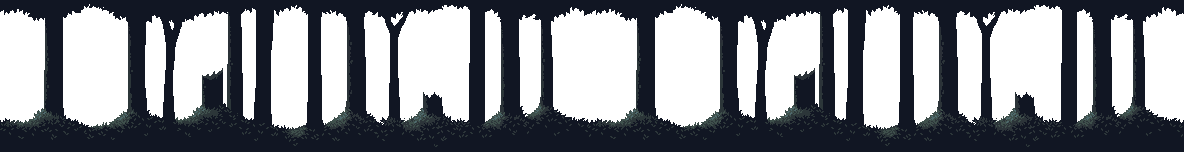
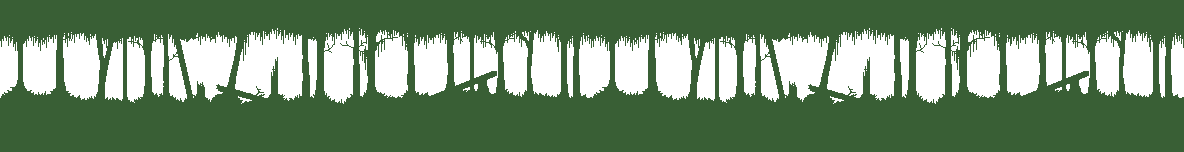
Comparing the layer stacks of the two 1184 × 152 images. Changes:
hid group "CLOSE" (4 layers) over [0, 0, 1184, 152]
showed group "FAR" (3 layers) over [0, 0, 1184, 152]
